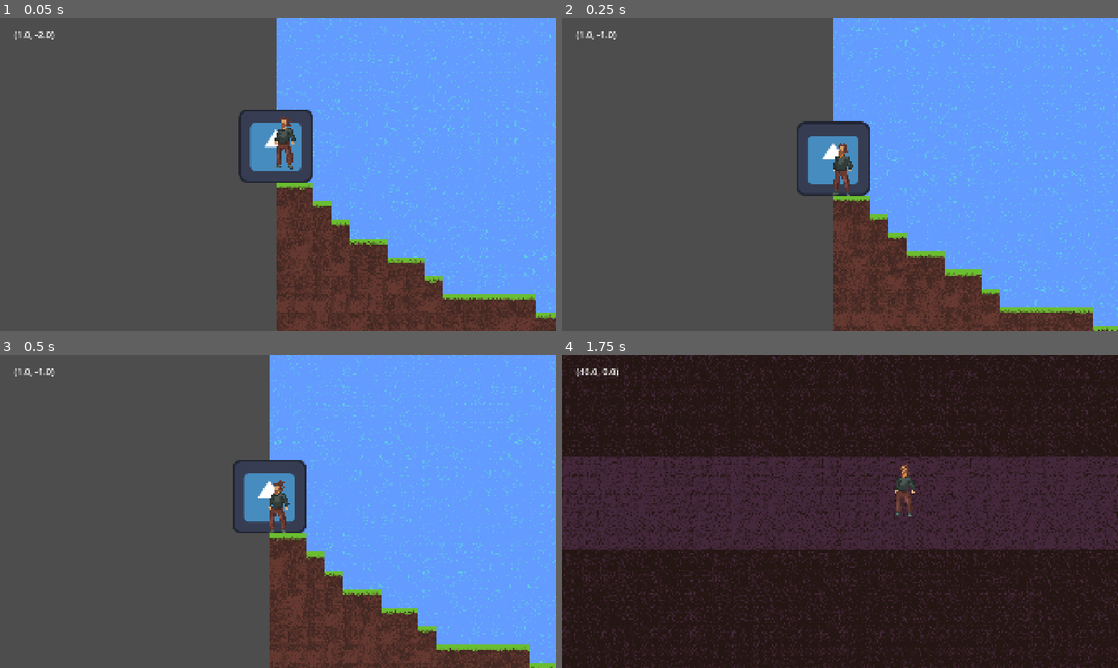
Above: before the commit, frames 1-4 (two rows, left to right).
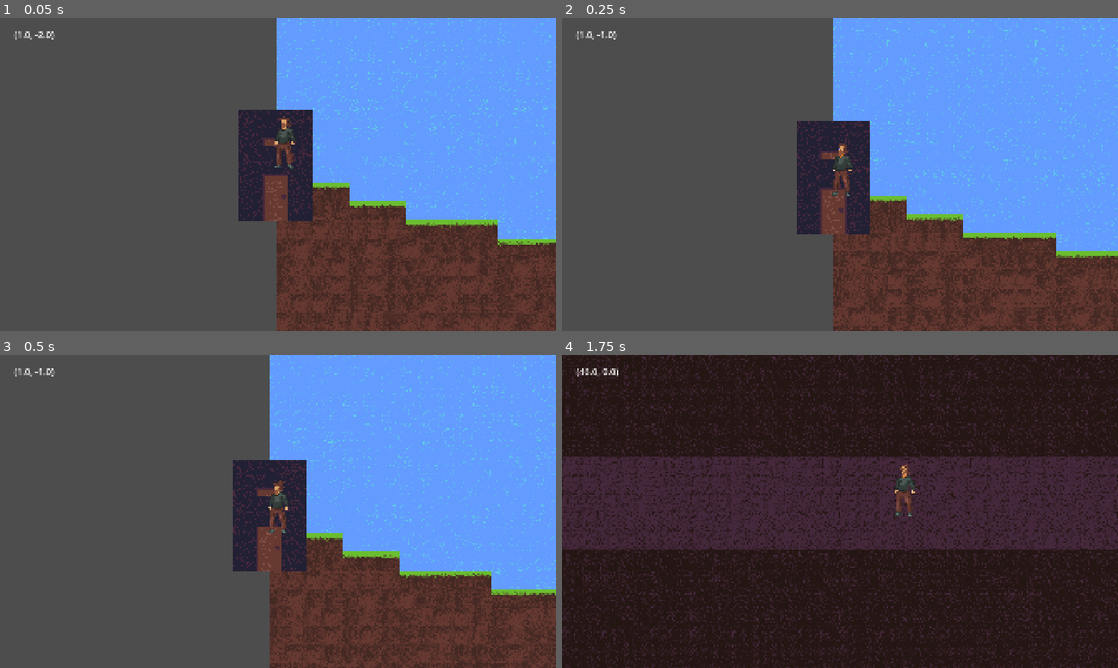
Above: after the commit, the same moments.

Repository: Spino77/godot-DAM
Game: Godot game, scene res://escenas/main.tscn
Same seed, same stepped clock (60 frames per second), same inputs: the game is played once before the commit and once after it. The engine's default icon, where the game draws it, is replaced by a stand-in: a white triangle on a blue panel in a dark square.
Inputs:
- Up to frame 1 (0.05 s): no input
- Up to frame 2 (0.25 s): no input
- Up to frame 3 (0.5 s): no input
- Up to frame 4 (1.75 s): hold D (mov_derecha) from 0.53 s (still down); tap E (select) at 0.6, 1.35 s; tap Space (saltar) at 0.77, 1.52 s

The runs differ from the first frame. In frame 1, 15% of the frame differs, in the area x 42-100%, y 0-100%; in frame 2, 15%; in frame 3, 15%; in frame 4, nothing differs.

Commit message:
guardado y cargado mapa
de mapa y mazmorras todo en archivos .txt y en el mismo script (no se si se podria cambiar en un futuro)

Diff:
--- a/escenas/dungeon_entrance.tscn
+++ b/escenas/dungeon_entrance.tscn
@@ -1,7 +1,7 @@
 [gd_scene format=3 uid="uid://by6ptfofloq0h"]
 
 [ext_resource type="Script" uid="uid://cgje0q1optxsw" path="res://scripts/dungeon_entrance.gd" id="1_o41an"]
-[ext_resource type="Texture2D" uid="uid://dh0mjv14lg7dk" path="res://sprites/icon.svg" id="2_8mdux"]
+[ext_resource type="Texture2D" uid="uid://rsrq2ta8gvgk" path="res://sprites/entrada_dungeon.png" id="2_o41an"]
 
 [sub_resource type="RectangleShape2D" id="RectangleShape2D_qq7qp"]
 size = Vector2(128, 129)
@@ -10,7 +10,10 @@
 script = ExtResource("1_o41an")
 
 [node name="SpriteEntrada" type="Sprite2D" parent="." unique_id=69396181]
-texture = ExtResource("2_8mdux")
+texture_filter = 1
+position = Vector2(-1.66893e-06, 0.5)
+scale = Vector2(2, 2.015625)
+texture = ExtResource("2_o41an")
 
 [node name="AreaEntrada" type="Area2D" parent="." unique_id=1561874315]
 
--- a/escenas/dungeon_exit.tscn
+++ b/escenas/dungeon_exit.tscn
@@ -1,7 +1,7 @@
 [gd_scene format=3 uid="uid://s1ja6s5xmr4d"]
 
 [ext_resource type="Script" uid="uid://cv0clch5qsks6" path="res://scripts/dungeon_exit.gd" id="1_kjfvy"]
-[ext_resource type="Texture2D" uid="uid://dh0mjv14lg7dk" path="res://sprites/icon.svg" id="2_kqxxd"]
+[ext_resource type="Texture2D" uid="uid://rsrq2ta8gvgk" path="res://sprites/entrada_dungeon.png" id="2_kjfvy"]
 
 [sub_resource type="RectangleShape2D" id="RectangleShape2D_qq7qp"]
 size = Vector2(128, 129)
@@ -10,7 +10,10 @@
 script = ExtResource("1_kjfvy")
 
 [node name="SpriteEntrada" type="Sprite2D" parent="." unique_id=69396181]
-texture = ExtResource("2_kqxxd")
+texture_filter = 1
+position = Vector2(-1.66893e-06, 0.5)
+scale = Vector2(2, 2.015625)
+texture = ExtResource("2_kjfvy")
 
 [node name="AreaEntrada" type="Area2D" parent="." unique_id=1561874315]
 
--- a/escenas/main.tscn
+++ b/escenas/main.tscn
@@ -65,10 +65,10 @@
 sources/5 = SubResource("TileSetAtlasSource_dg7ii")
 
 [node name="MainMap" type="Node2D" unique_id=568024470]
+script = ExtResource("1_a8p2b")
 
-[node name="mapa" type="TileMapLayer" parent="." unique_id=2037477669 groups=["Persist"]]
+[node name="mapa" type="TileMapLayer" parent="." unique_id=2037477669]
 tile_set = SubResource("TileSet_57qmd")
-script = ExtResource("2_0kxa1")
 
 [node name="DirectionalLight2D" type="DirectionalLight2D" parent="." unique_id=1987888465]
 visible = false
--- /dev/null
+++ b/escenas/map_main.gd
@@ -0,0 +1 @@
+extends Node2D
--- a/project.godot
+++ b/project.godot
@@ -22,10 +22,6 @@
 window/size/viewport_height=1080
 window/stretch/mode="canvas_items"
 window/stretch/aspect="expand"
-
-[global_group]
-
-Persist=""
 
 [input]
 
--- a/scripts/dungeon_entrance.gd
+++ b/scripts/dungeon_entrance.gd
@@ -11,7 +11,6 @@
 		get_tree().change_scene_to_file("res://escenas/dungeon.tscn")
 
 
-
 func _on_area_entrada_body_entered(body):
 	if body.name == "Personaje":
 		test = true
--- a/scripts/mapa.gd
+++ b/scripts/mapa.gd
@@ -1,36 +1,39 @@
-extends TileMapLayer
+extends Node2D
 
-#variables to save
+#variables for saving/loading
 var world_name = "test1"
 var entrance_pos_array = []
+var generate_world = false
 
 #generated the noise that will be used for the procedural map generation
 var noise := FastNoiseLite.new()
-var blocks = 0
+
 #preload instances to be used later on
 var player = preload("res://escenas/jugador.tscn")
 var dun_entr = preload("res://escenas/dungeon_entrance.tscn")
+@onready var mapa = $mapa
+
+#numbers used for randomized generation
 var rng = RandomNumberGenerator.new()
 var dungeon_distance = 50
-@onready var tilemaplayer: TileMapLayer = $mapa
 
 #starting function that generated the "seed" for the map generation
 #as well as calling the functions that generate the map and instanciate the player
 func _ready():
 	randomize()
 	noise.seed = randi()
-	#readFile()
-	generateMap()
+	#uses "generate_world" var to check if it has to make a new world or load an existing one
+	#maybe make the var global so it can be modified if "new world" or "load world" is chosen in main menu
+	if generate_world:
+		generateMap()
+		saveToFile()
+	elif !generate_world:
+		readFile()
 	generateplayer()
-	saveToFile()
-
-func _physics_process(delta: float):
-	saveToFile()
-
 
 func generateplayer():
 	var j = player.instantiate()
-	add_child(j)
+	mapa.add_child(j)
 	j.position = Vector2i(16, -64)
 
 func generateMap():
@@ -41,13 +44,13 @@
 		#height of the map
 		for y in range(-200,200):
 			#fills the map area with "sky" blocks, which will then be replaced by dirt or grass
-			set_cell(Vector2i(x,y),5,Vector2i(randi_range(0,1),randi_range(0,1)))
+			mapa.set_cell(Vector2i(x,y),5,Vector2i(randi_range(0,1),randi_range(0,1)))
 		for y in range(floor, 160):
 			var noiseVal :float= abs(noise.get_noise_2d(x,y))
 			if noiseVal < 0.6:
 				#places grass
 				if y in range(floor, floor + 1):
-					set_cell(Vector2i(x,y),4,Vector2i(randi_range(0,1),0))
+					mapa.set_cell(Vector2i(x,y),4,Vector2i(randi_range(0,1),0))
 					#spawns every few blocks a dungeon entrance
 					if (dungeon_distance > 80 || dungeon_distance < 30):
 							dungeon_distance = 50
@@ -55,38 +58,43 @@
 						dungeon_distance += randi_range(0, 15)
 						dungeon_distance -= randi_range(0, 15)
 						var entrance = dun_entr.instantiate()
-						add_child(entrance)
+						mapa.add_child(entrance)
 						entrance.position = Vector2i(x * 32, (floor * 32) - 64)
-						entrance_pos_array.append(Vector2i(x * 32, (floor * 32) - 64))
+						#saves dungeon position as array to then save to file
+						entrance_pos_array.append(str(entrance.position.x) + " | " + str(entrance.position.y) + " , ")
 				#places dirt
 				else:
-					set_cell(Vector2i(x,y),3,Vector2i(randi_range(0,1),randi_range(0,1)))
+					mapa.set_cell(Vector2i(x,y),3,Vector2i(randi_range(0,1),randi_range(0,1)))
 
-##SAVE MAP TO FILE AND LOAD
-
+#SAVE MAP TO FILE AND LOAD
 func saveToFile():
 	#save map
 	var map_save_file_path = "res://" + world_name + ".txt"
-	var dungeon_save_file_path = "res://" + world_name + "_dungeons.json"
+	var dungeon_save_file_path = "res://" + world_name + "_dungeons.txt"
 
-	var array = get_tile_map_data_as_array()
+	var array = mapa.get_tile_map_data_as_array()
 	var write_to_file_map = FileAccess.open(map_save_file_path, FileAccess.WRITE)
 	write_to_file_map.store_buffer(array)
 
+	#save positions of each dungeon
 	var write_to_file_dungeon = FileAccess.open(dungeon_save_file_path, FileAccess.WRITE)
 	for item in entrance_pos_array:
-		write_to_file_dungeon.store_line(JSON.stringify(item))
-
+		write_to_file_dungeon.store_line(item)
 
 func readFile():
 	var map_save_file_path = "res://" + world_name + ".txt"
-	var dungeon_save_file_path = "res://" + world_name + "_dungeons.json"
+	var dungeon_save_file_path = "res://" + world_name + "_dungeons.txt"
 
 	var array = FileAccess.get_file_as_bytes(map_save_file_path)
-	set_tile_map_data_from_array(array)
+	mapa.set_tile_map_data_from_array(array)
 
 	##NO FUNCIONA
-	##SE TIENE QUE HACER ALGO PARA LEER EL "ARRAY" DE Vector2
-	var dungeon_pos = FileAccess.get_file_as_string(dungeon_save_file_path)
-	var array_dungeon_pos = str_to_var(dungeon_pos)
-	print(array_dungeon_pos)
+	##TODO SE TIENE QUE HACER ALGO PARA LEER EL "ARRAY" DE Vector2
+
+	var entrance_pos_array_load = FileAccess.get_file_as_string(dungeon_save_file_path)
+
+	for item in entrance_pos_array_load.split(" , "):
+		var positions = item.split(" | ")
+		var entrance = dun_entr.instantiate()
+		mapa.add_child(entrance)
+		entrance.position = Vector2i(positions.get(0).to_int(),positions.get(1).to_int())
--- a/test1_dungeons.json
+++ b/test1_dungeons.json
@@ -1,15 +1,18 @@
-"(0, -64)"
-"(1376, 9)"
-"(2688, -41)"
-"(3264, 214)"
-"(4416, 63)"
-"(4800, -10)"
-"(5664, 5)"
-"(6624, 112)"
-"(8448, -33)"
-"(8960, -38)"
-"(11040, -32)"
-"(13056, -50)"
-"(13440, 57)"
-"(14976, 97)"
-"(15136, 121)"
+0.0 , -64.0
+1856.0 , 48.0
+3456.0 , -57.0
+3584.0 , -59.0
+5184.0 , 46.0
+6656.0 , -33.0
+7040.0 , 92.0
+8160.0 , 11.0
+8448.0 , 46.0
+8832.0 , 61.0
+9408.0 , -7.0
+10752.0 , 38.0
+11328.0 , -49.0
+12768.0 , 71.0
+12992.0 , 107.0
+13056.0 , 109.0
+13632.0 , 100.0
+15104.0 , 4.0
Not shown: 1 places in escenas/main.tscn that only renumber resources
Not shown, added: escenas/map_main.gd.uid
Binary file added: sprites/entrada_dungeon.ase
Binary file added: sprites/entrada_dungeon.png
Not shown, added: sprites/entrada_dungeon.png.import
Binary file changed: test1.txt
Not shown, changed: test1_dungeons.txt
